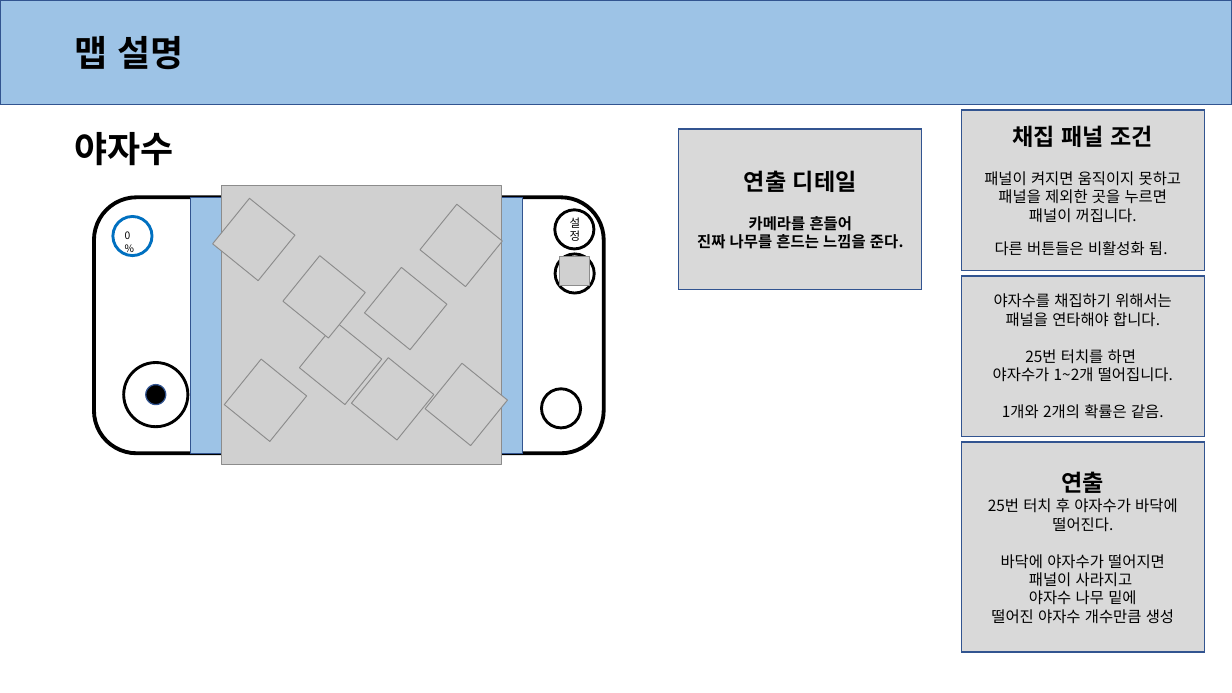
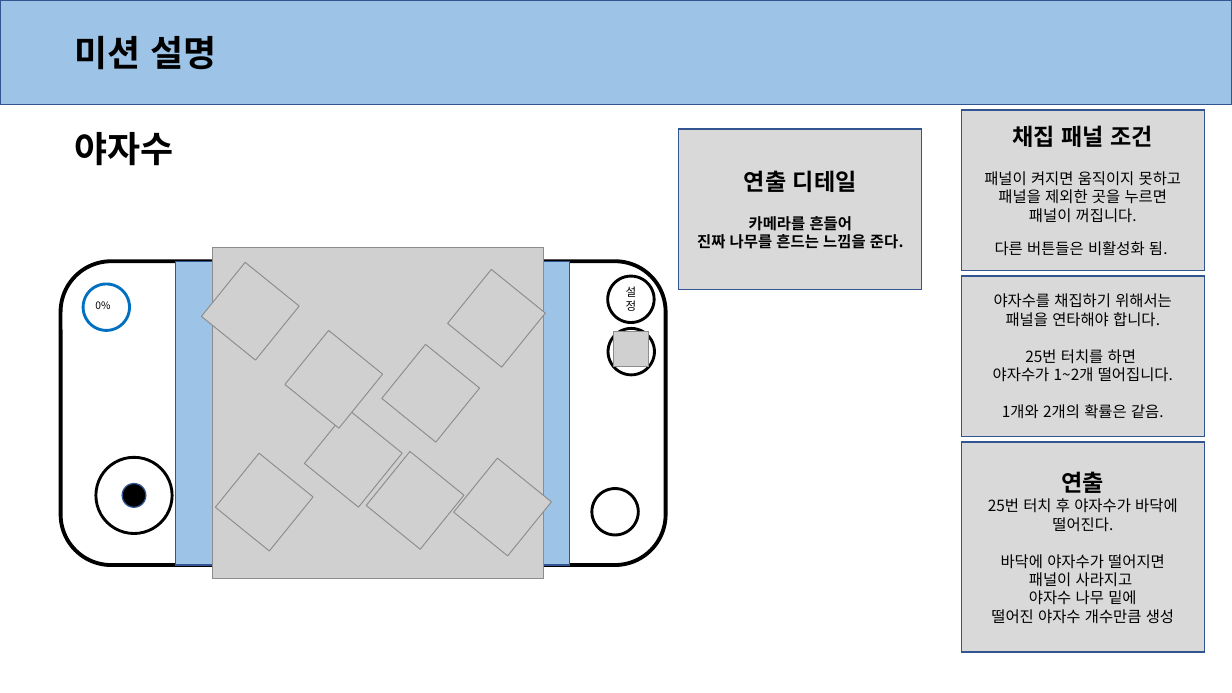
Before and after one commit to anglik0370/EscapeIsland, a slide deck: slide 3 of Document/시스템/채집 시스템.pptx. Drawn at 1232x693 pixels with LibreOffice and Linux fonts; fonts in the diff are those of the drawing; grey boxes stand for pictures. Boxes give left, top, right and bottom in pixels: in the first picture for what was removed or moved away, otherwise in the second. Text is boxed around its words. In the diff, an @@ line names an element or a change of style, - is before the commit and + after.

```diff
--- a/Document/시스템/채집 시스템.pptx
+++ b/Document/시스템/채집 시스템.pptx
@@ text at (74, 36, 216, 70): text changed @@
-맵 설명
+미션 설명
@@ rounded rectangle: place and size @@
-rounded rectangle at (94, 197, 604, 453)
+rounded rectangle at (61, 262, 666, 566)
@@ rectangle: place and size @@
-rectangle at (190, 198, 522, 454)
+rectangle at (176, 262, 570, 566)
@@ picture: place and size @@
-picture at (213, 198, 295, 280)
+picture at (201, 262, 299, 360)
@@ picture: place and size @@
-picture at (222, 186, 501, 465)
+picture at (213, 248, 544, 579)
@@ ellipse: place and size @@
-ellipse at (113, 216, 152, 255)
+ellipse at (83, 284, 129, 330)
@@ text "0%" rewrapped from (125, 231, 131, 239) to (95, 301, 110, 309) @@
@@ picture: place and size @@
-picture at (420, 204, 502, 286)
+picture at (448, 270, 546, 367)
@@ ellipse "설정": place and size @@
-ellipse "설정" at (555, 210, 593, 249)
+ellipse "설정" at (608, 276, 654, 323)
@@ ellipse: place and size @@
-ellipse at (555, 254, 594, 293)
+ellipse at (608, 328, 654, 374)
@@ picture: place and size @@
-picture at (283, 256, 365, 338)
+picture at (285, 331, 383, 428)
@@ picture: place and size @@
-picture at (364, 267, 446, 349)
+picture at (381, 345, 479, 442)
@@ picture: place and size @@
-picture at (560, 257, 590, 287)
+picture at (614, 332, 649, 367)
@@ picture: place and size @@
-picture at (300, 323, 382, 405)
+picture at (305, 409, 402, 507)
@@ ellipse: place and size @@
-ellipse at (124, 362, 188, 426)
+ellipse at (96, 457, 172, 533)
@@ picture: place and size @@
-picture at (225, 360, 307, 442)
+picture at (215, 454, 313, 551)
@@ picture: place and size @@
-picture at (351, 358, 433, 440)
+picture at (367, 452, 464, 549)
@@ picture: place and size @@
-picture at (425, 363, 507, 445)
+picture at (454, 458, 551, 556)
@@ ellipse: place and size @@
-ellipse at (146, 384, 166, 405)
+ellipse at (122, 483, 146, 507)
@@ ellipse: place and size @@
-ellipse at (542, 389, 580, 428)
+ellipse at (592, 489, 639, 535)
```
Also in this commit, not shown: 1 other file.
